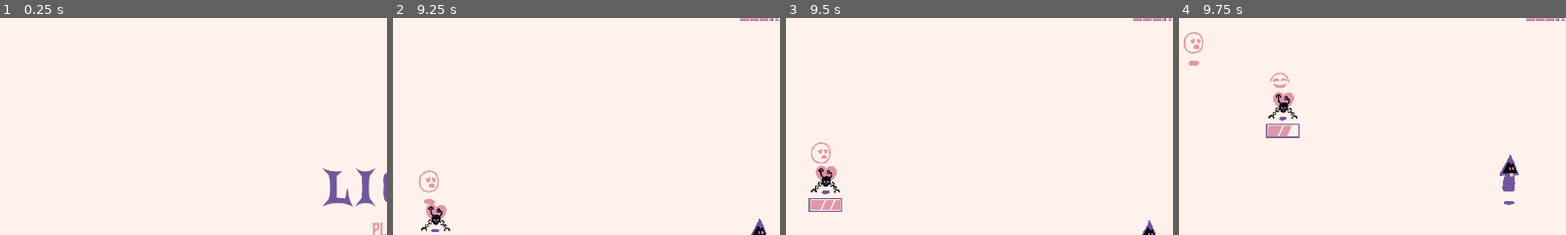
Above: before the commit, frames 1-4 (left to right).
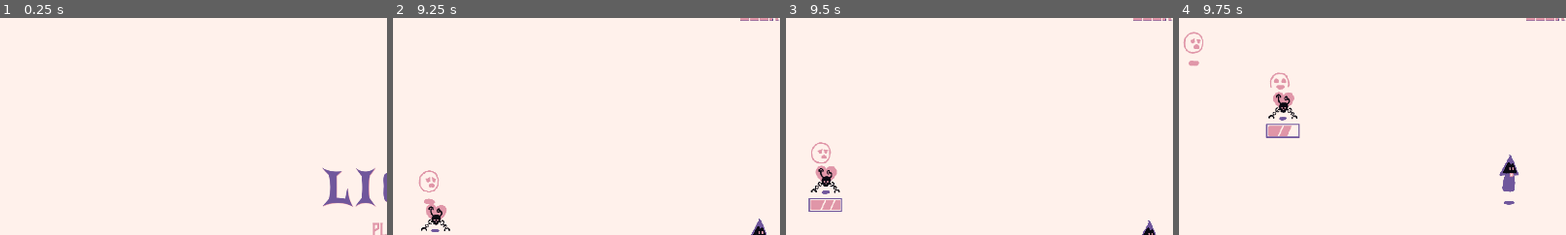
Above: after the commit, the same moments.

Repository: LunaticDancer/Lich
Game: Godot game, scene res://core/world.tscn
The game is run twice, just before and just after one commit, with the same random seed, the same clock (stepped at 60 frames per second) and the same inputs.
Inputs (mouse positions are % of the whole screen's width and height, from its top left):
- Up to frame 1 (0.25 s): no input
- Up to frame 2 (9.25 s): click "Play" at 0.5 s; move the mouse to (72, 45) at 1.27 s; press the mouse at (72, 45) at 1.28 s; hold Right (right) 1.28-2.03 s; move the mouse to (30, 55) at 2.02 s; release the mouse at (30, 55) at 2.03 s; hold Down (down) 2.03-2.78 s; tap Space (dodge) every 1.5 s from 2.1 to 8.1 s; move the mouse to (60, 28) at 2.77 s; press the mouse at (60, 28) at 2.78 s; hold Right (right) 2.78-3.53 s; move the mouse to (45, 70) at 3.52 s; release the mouse at (45, 70) at 3.53 s; hold Up (up) 3.53-4.28 s; move the mouse to (80, 65) at 4.27 s; press the mouse at (80, 65) at 4.28 s; hold Left (left) 4.28-5.78 s; move the mouse to (20, 35) at 5.02 s; release the mouse at (20, 35) at 5.03 s; move the mouse to (55, 50) at 5.77 s; press the mouse at (55, 50) at 5.78 s; hold Down (down) 5.78-6.53 s; move the mouse to (35, 25) at 6.52 s; release the mouse at (35, 25) at 6.53 s; hold Right (right) 6.53-7.28 s; move the mouse to (72, 45) at 7.27 s; press the mouse at (72, 45) at 7.28 s; hold Up (up) 7.28-8.03 s; move the mouse to (30, 55) at 8.02 s; release the mouse at (30, 55) at 8.03 s; hold Right (right) 8.03-8.78 s; move the mouse to (60, 28) at 8.77 s; press the mouse at (60, 28) at 8.78 s; hold Down (down) from 8.78 s (still down)
- Up to frame 3 (9.5 s): keep holding Down (down)
- Up to frame 4 (9.75 s): move the mouse to (45, 70) at 9.52 s; release Down (down) at 9.53 s; release the mouse at (45, 70) at 9.53 s; hold Left (left) from 9.53 s (still down); tap Space (dodge) at 9.6 s
The pictures show only the part of the screen within x 0-50%, y 5-55%; the shares and areas given below are measured in that part.

Frames 1-3 are identical in both runs. In frame 4, 0.1% of the frame differs, in the area x 23-29%, y 25-34%.

Commit message:
wisp death animation tweak

Diff:
--- a/enemies/wisp/wisp.tscn
+++ b/enemies/wisp/wisp.tscn
@@ -59,7 +59,7 @@
 }],
 "loop": false,
 "name": &"death",
-"speed": 24.0
+"speed": 20.0
 }, {
 "frames": [{
 "duration": 1.0,
@@ -97,6 +97,7 @@
 texture_filter = 3
 position = Vector2(0, -57)
 sprite_frames = SubResource("SpriteFrames_8tu6v")
+animation = &"death"
 autoplay = "default"
 
 [connection signal="body_shape_entered" from="." to="." method="_on_body_shape_entered"]
